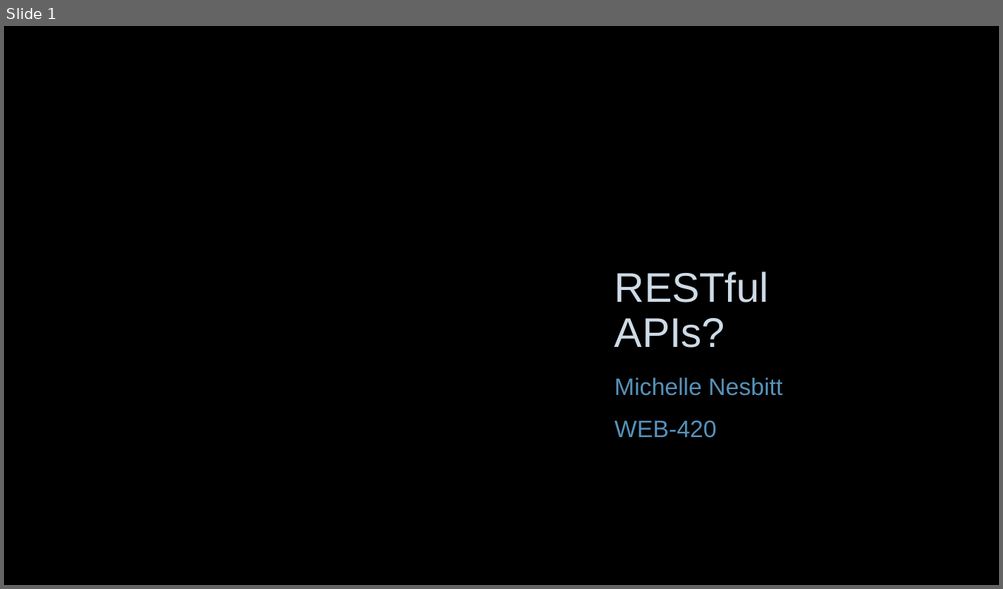
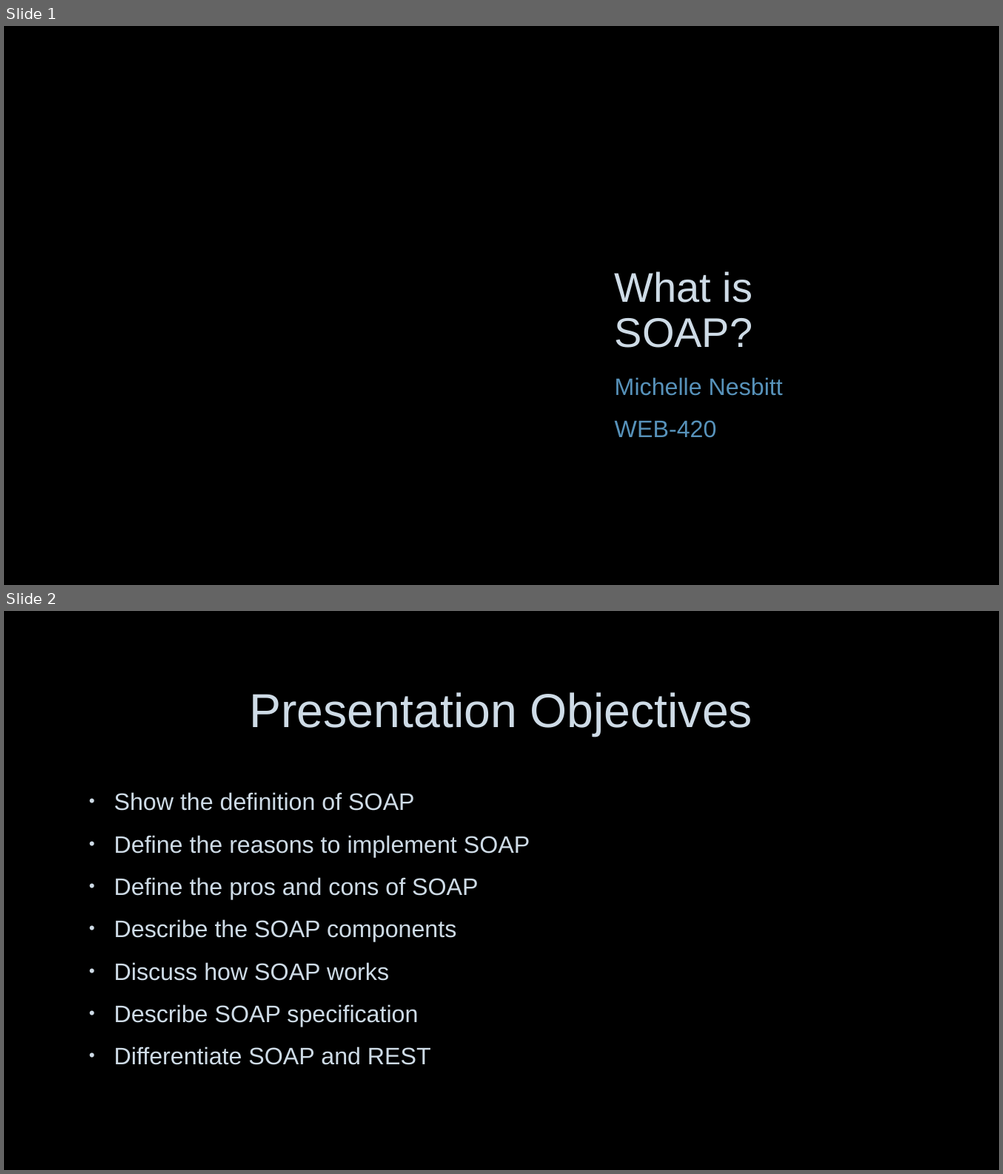
Before and after one commit to nerdommicro/WEB-420, a slide deck: week3/nesbitt-week3.pptx. Shown one above the other, each under a label of ours: slide 1 before the commit, slides 1 and 2 after it. The pictures are 1003x589 and 1003x1174 pixels, drawn with LibreOffice and Linux fonts; fonts in the diff are those of the drawing; background and template pictures are left out. Boxes give left, top, right and bottom in pixels: in the first picture for what was removed or moved away, otherwise in the second. Text is boxed around its words. In the diff, an @@ line names an element or a change of style, - is before the commit and + after.

```diff
--- a/week3/nesbitt-week3.pptx
+++ b/week3/nesbitt-week3.pptx
@@ slide 2 added at (4, 611, 999, 1170), background picture (left out) @@
@@ title added at (250, 692, 752, 736), 46 pt, text #CEDBE6 @@
+Presentation Objectives
@@ text added at (114, 792, 529, 1065), 23 pt, text #CEDBE6 @@
+• Show the definition of SOAP
+• Define the reasons to implement SOAP
+• Define the pros and cons of SOAP
+• Describe the SOAP components
+• Discuss how SOAP works
+• Describe SOAP specification
+• Differentiate SOAP and REST
@@ slide 1 changed as well @@
@@ title at (614, 272, 753, 348): text changed @@
-RESTful APIs?
+What is SOAP?
```
Also in this commit, not shown: 7 other slides changed, 2 other slides added, 2 slides removed.
